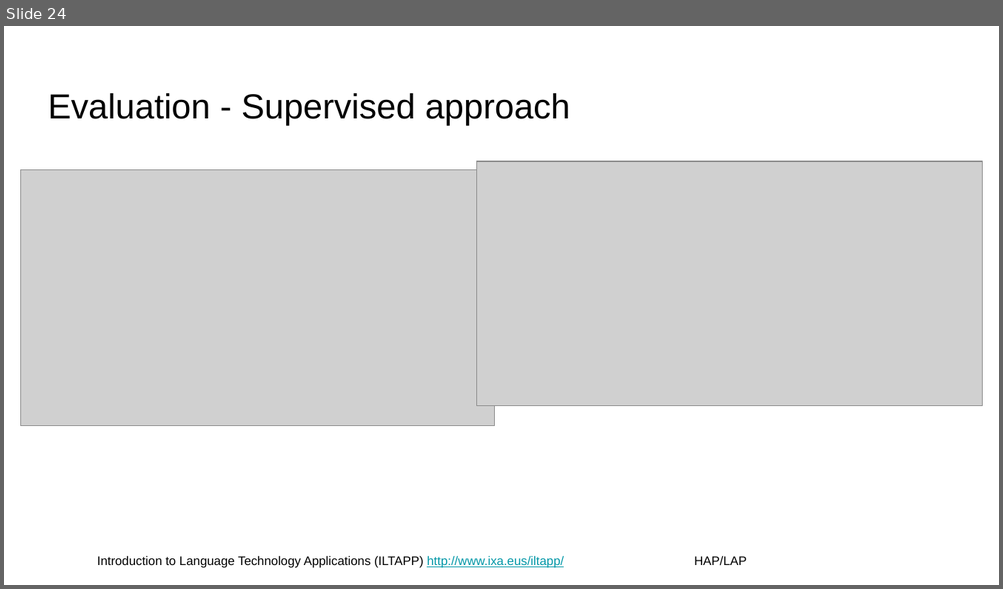
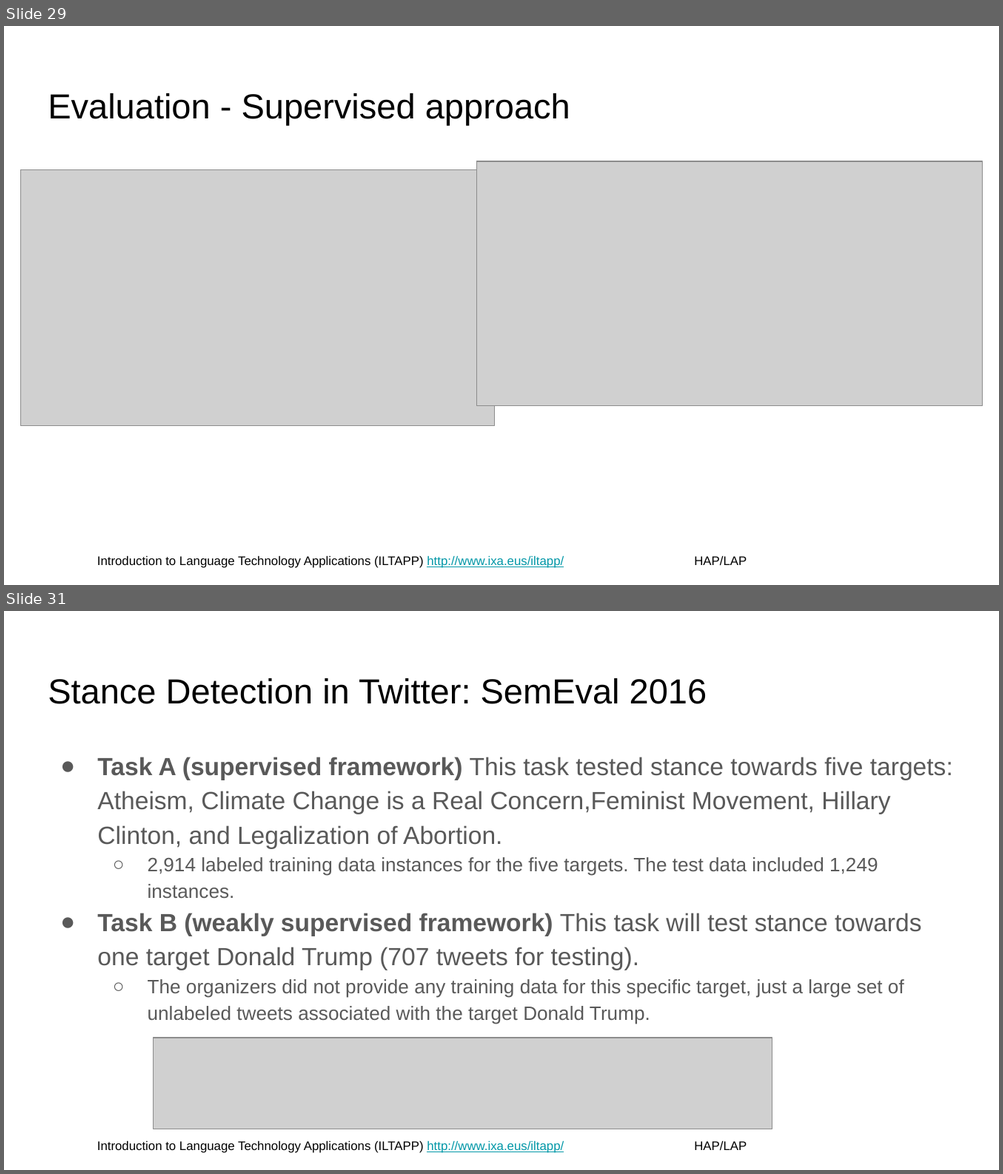
Before and after one commit to juletx/nlp-applications, a slide deck: slides/02-text-classification.pptx. Shown one above the other, each under a label of ours: slide 24 before the commit, slides 29 and 31 after it; the slides between them are not shown. The pictures are 1003x589 and 1003x1174 pixels, drawn with LibreOffice and Linux fonts; fonts in the diff are those of the drawing; grey boxes stand for pictures; background and template pictures are left out. Boxes give left, top, right and bottom in pixels: in the first picture for what was removed or moved away, otherwise in the second. Text is boxed around its words. In the diff, an @@ line names an element or a change of style, - is before the commit and + after.

```diff
--- a/slides/02-text-classification.pptx
+++ b/slides/02-text-classification.pptx
@@ slide 31 added at [4, 611, 999, 1170], background #FFFFFF; not listed: 1 template element that a slide beside it also shows @@
@@ title added at [48, 678, 707, 704], 25.2 pt, text #000000 @@
+Stance Detection in Twitter: SemEval 2016
@@ text added at [97, 757, 953, 1025], 18 pt, text #595959 @@
+● Task A (supervised framework) This task tested stance towards five targets: Atheism, Climate Change is a Real Concern,Feminist Movement, Hillary Clinton, and Legalization of Abortion.
+  ○ 2,914 labeled training data instances for the five targets. The test data included 1,249 instances.
+● Task B (weakly supervised framework) This task will test stance towards one target Donald Trump (707 tweets for testing).
+  ○ The organizers did not provide any training data for this specific target, just a large set of unlabeled tweets associated with the target Donald Trump.
@@ picture added at [153, 1039, 772, 1130] @@
@@ what was slide 24 is now slide 29 @@
```
Also in this commit, not shown: 1 slide changed, 7 other slides added, 1 other file.
